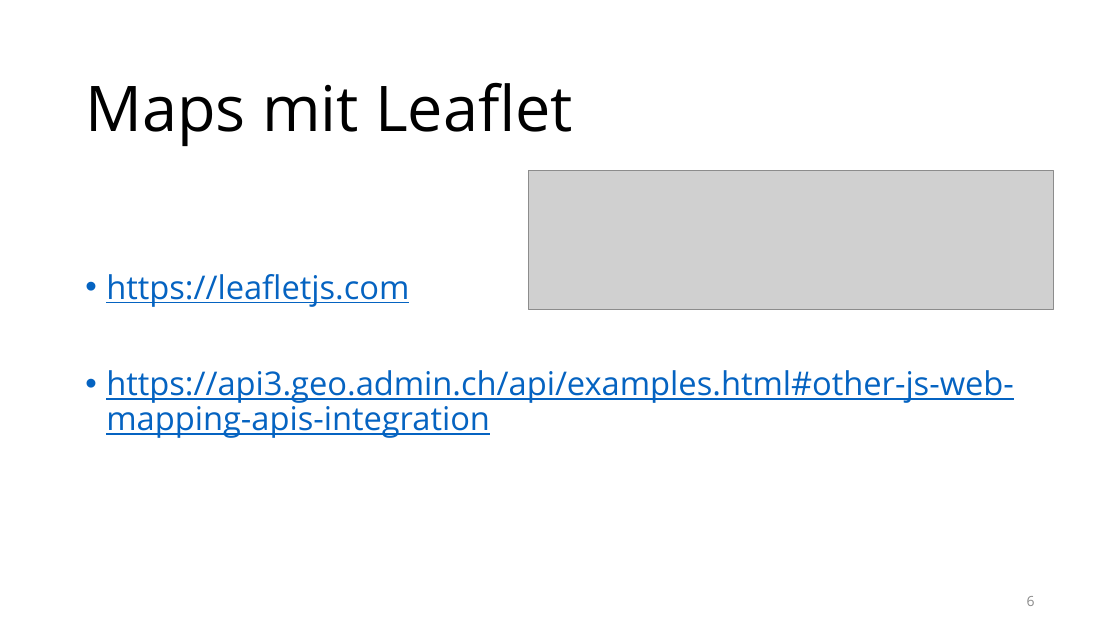
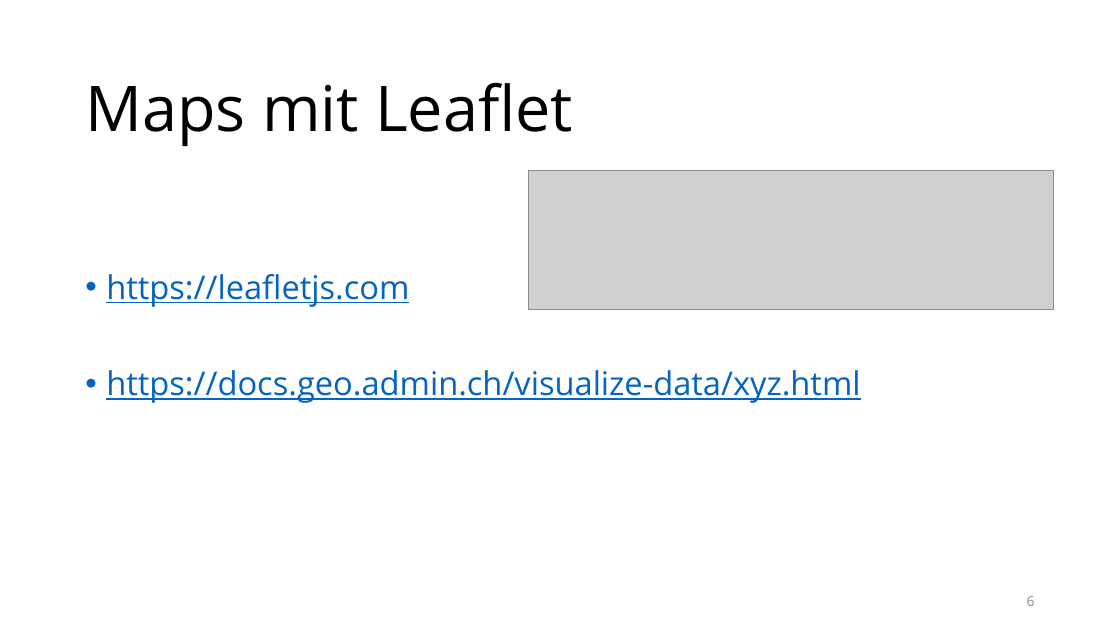
Before and after one commit to raphaeldas/js-advanced, a slide deck: slide 6 of papers/lektion-3.pptx. Drawn at 1120x630 pixels with LibreOffice and Linux fonts; fonts in the diff are those of the drawing; grey boxes stand for pictures; background and template pictures are left out. Boxes give left, top, right and bottom in pixels: in the first picture for what was removed or moved away, otherwise in the second. Text is boxed around its words. In the diff, an @@ line names an element or a change of style, - is before the commit and + after.

```diff
--- a/papers/lektion-3.pptx
+++ b/papers/lektion-3.pptx
@@ text at [106,370,860,403]: text changed @@
-• https://api3.geo.admin.ch/api/examples.html#other-js-web-mapping-apis-integration
+• https://docs.geo.admin.ch/visualize-data/xyz.html
```
Also in this commit, not shown: 1 other slide changed, 1 other file.
